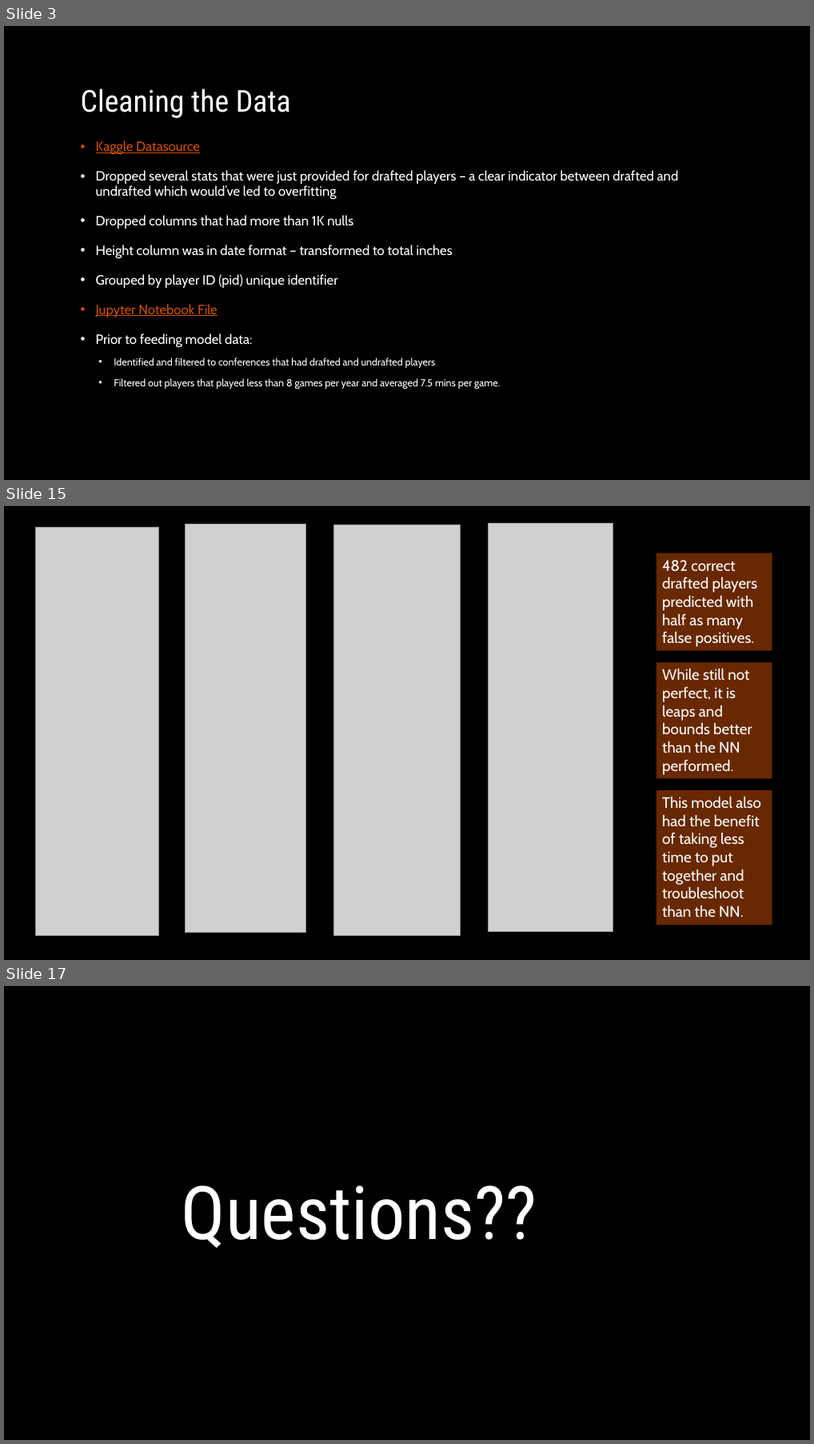
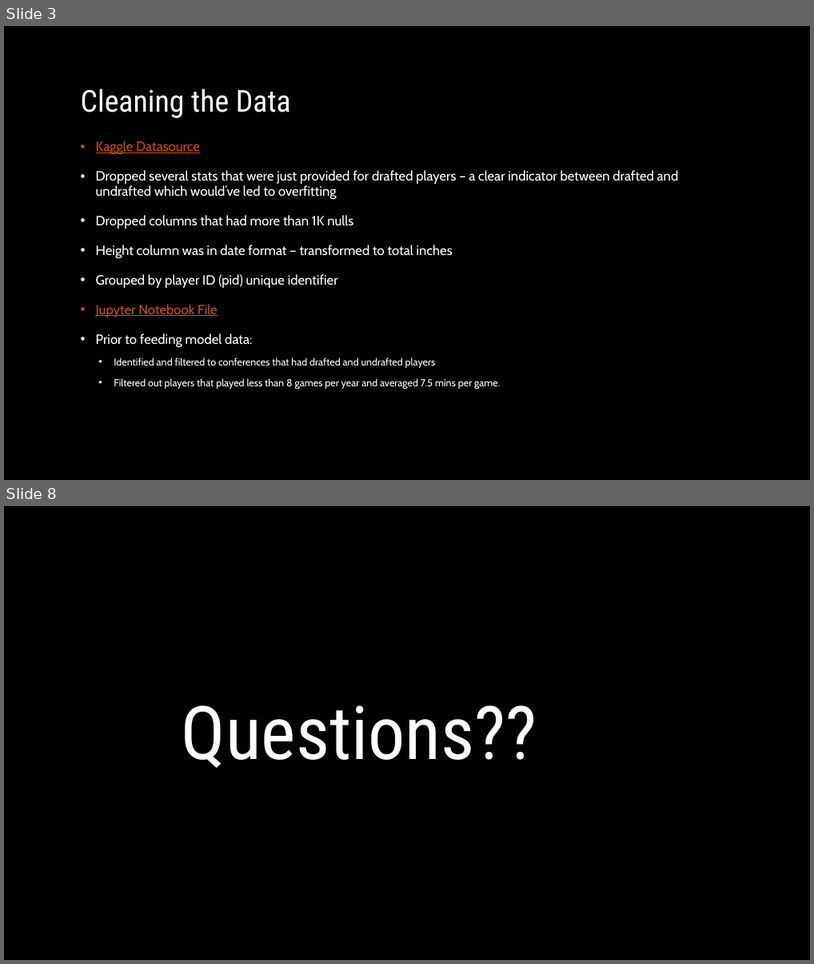
Before and after one commit to mleroseandrews/Making_the_NBA, a slide deck: Powerpoint.pptx. Shown one above the other, each under a label of ours: slides 3, 15 and 17 before the commit, slides 3 and 8 after it; the slides between them are not shown. The pictures are 814x1444 and 814x964 pixels, drawn with LibreOffice and Linux fonts; fonts in the diff are those of the drawing; grey boxes stand for pictures; background and template pictures are left out. Boxes give left, top, right and bottom in pixels: in the first picture for what was removed or moved away, otherwise in the second. Text is boxed around its words. In the diff, an @@ line names an element or a change of style, - is before the commit and + after.

```diff
--- a/Powerpoint.pptx
+++ b/Powerpoint.pptx
@@ slide 15 removed at box(4, 506, 810, 960), background picture (left out) @@
@@ picture removed at box(36, 527, 159, 936) @@
@@ picture removed at box(186, 524, 306, 932) @@
@@ picture removed at box(334, 524, 460, 935) @@
@@ picture removed at box(488, 523, 613, 932) @@
@@ rectangle removed at box(657, 552, 773, 651) @@
-482 correct drafted players predicted with half as many false positives.
@@ rectangle removed at box(657, 662, 773, 778) @@
-While still not perfect, it is leaps and bounds better than the NN performed.
@@ rectangle removed at box(657, 790, 773, 924) @@
-This model also had the benefit of taking less time to put together and troubleshoot than the NN.
@@ what was slide 17 is now slide 8 @@
```
Also in this commit, not shown: 3 slides changed, 1 slide added, 9 other slides removed.
